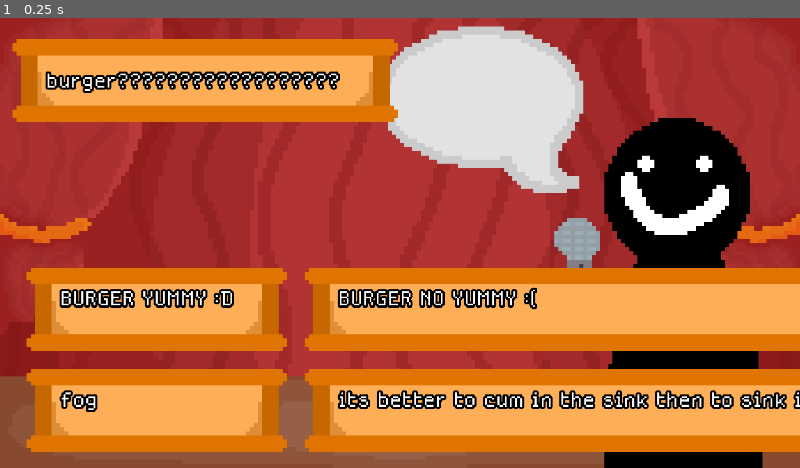
Above: before the commit, frame 1.
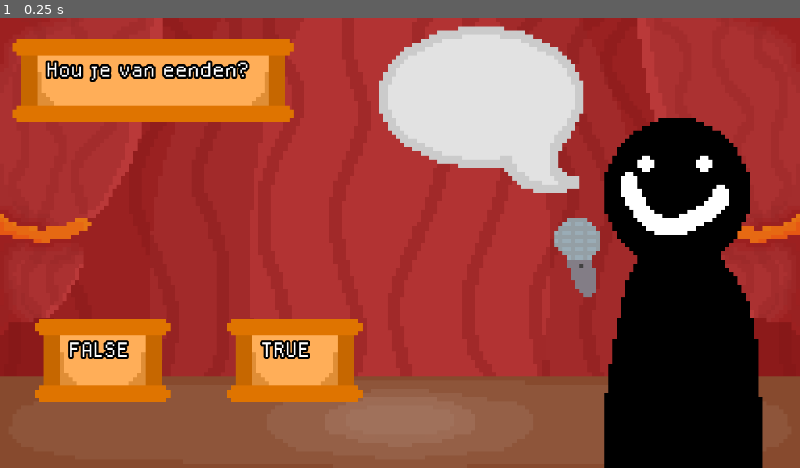
Above: after the commit, the same moment.

Repository: Cloenk/scrivia
Game: Godot game, scene res://scenes/Game/game.tscn
Two runs of this game, one before a commit and one after it. Both use one fixed random seed, a clock stepped at 60 frames per second and the inputs below.
Inputs:
- Up to frame 1 (0.25 s): no input

The runs differ from the first frame. In frame 1, 39% of the frame differs, in the area x 3-100%, y 4-97%.

Commit message:
fixed box size

Diff:
--- a/resources/questions/burger.tres
+++ /dev/null
@@ -1,15 +0,0 @@
-[gd_resource type="Resource" script_class="Question" format=3 uid="uid://5tsw21rlfsyh"]
-
-[ext_resource type="Script" uid="uid://c7i52175ijmhh" path="res://scripts/questions/general_question.gd" id="1_ir4sm"]
-
-[resource]
-script = ExtResource("1_ir4sm")
-question = "burger??????????????????"
-isFourAnswers = true
-pointsWorth = 1.0
-firstAnswer = "BURGER YUMMY :D"
-secondAnswer = "BURGER NO YUMMY :("
-thirdAnswer = "fog"
-fourthAnswer = "its better to cum in the sink then to sink in the cum"
-correctAnswer = 4
-metadata/_custom_type_script = "uid://c7i52175ijmhh"
--- /dev/null
+++ b/resources/questions/hoe_lang_duurt_de_opleiding.tres
@@ -0,0 +1,10 @@
+[gd_resource type="Resource" script_class="Question" format=3 uid="uid://clbbpyec6etce"]
+
+[ext_resource type="Script" uid="uid://c7i52175ijmhh" path="res://scripts/questions/general_question.gd" id="1_kva20"]
+
+[resource]
+script = ExtResource("1_kva20")
+question = "Hoe lang duurt de opleiding"
+isOpenAnswer = true
+correctOpenAnswer = "4"
+metadata/_custom_type_script = "uid://c7i52175ijmhh"
--- /dev/null
+++ b/resources/questions/hou_je_van_eenden.tres
@@ -0,0 +1,9 @@
+[gd_resource type="Resource" script_class="Question" format=3 uid="uid://b0jpstx0yeefl"]
+
+[ext_resource type="Script" uid="uid://c7i52175ijmhh" path="res://scripts/questions/general_question.gd" id="1_lqtrd"]
+
+[resource]
+script = ExtResource("1_lqtrd")
+question = "Hou je van eenden?"
+isTrueOrFalse = true
+metadata/_custom_type_script = "uid://c7i52175ijmhh"
--- a/resources/questions/is_scrum_fun.tres
+++ /dev/null
@@ -1,11 +0,0 @@
-[gd_resource type="Resource" script_class="Question" format=3 uid="uid://b6vdp1d11ryqj"]
-
-[ext_resource type="Script" uid="uid://c7i52175ijmhh" path="res://scripts/questions/general_question.gd" id="1_8wpxl"]
-
-[resource]
-script = ExtResource("1_8wpxl")
-question = "Is scrum fun?"
-isTrueOrFalse = true
-pointsWorth = 10.0
-correctTOFAnswer = 1
-metadata/_custom_type_script = "uid://c7i52175ijmhh"
--- /dev/null
+++ b/resources/questions/wat_is_scrum.tres
@@ -0,0 +1,14 @@
+[gd_resource type="Resource" script_class="Question" format=3 uid="uid://kt417a2g7y80"]
+
+[ext_resource type="Script" uid="uid://c7i52175ijmhh" path="res://scripts/questions/general_question.gd" id="1_2pu4q"]
+
+[resource]
+script = ExtResource("1_2pu4q")
+question = "Wat is SCRUM?"
+isFourAnswers = true
+firstAnswer = "Een burger stand"
+secondAnswer = "Een agile workmethode"
+thirdAnswer = "Een programma om in te coderen"
+fourthAnswer = "Ligma"
+correctAnswer = 2
+metadata/_custom_type_script = "uid://c7i52175ijmhh"
--- a/resources/questions/what_is_scrum.tres
+++ /dev/null
@@ -1,14 +0,0 @@
-[gd_resource type="Resource" script_class="Question" format=3 uid="uid://e7ytssign4cr"]
-
-[ext_resource type="Script" uid="uid://c7i52175ijmhh" path="res://scripts/questions/general_question.gd" id="1_vgjvw"]
-
-[resource]
-script = ExtResource("1_vgjvw")
-question = "What is SCRUM?"
-isFourAnswers = true
-firstAnswer = "yes"
-secondAnswer = "no"
-thirdAnswer = "bram"
-fourthAnswer = "agile"
-correctAnswer = 4
-metadata/_custom_type_script = "uid://c7i52175ijmhh"
--- a/scenes/Game/game.tscn
+++ b/scenes/Game/game.tscn
@@ -7,10 +7,14 @@
 [ext_resource type="Texture2D" uid="uid://cr2be7mnosltn" path="res://assets/textures/Stage/FrontCurtain.png" id="3_54y65"]
 [ext_resource type="Texture2D" uid="uid://drw325uxqtaab" path="res://assets/textures/Stage/Steven.png" id="4_t5wam"]
 [ext_resource type="Texture2D" uid="uid://dfoci82of2dlk" path="res://assets/textures/Stage/speachBubble.png" id="5_1p5ji"]
+[ext_resource type="Script" uid="uid://c7i52175ijmhh" path="res://scripts/questions/general_question.gd" id="8_yvoo5"]
+[ext_resource type="Resource" uid="uid://kt417a2g7y80" path="res://resources/questions/wat_is_scrum.tres" id="9_rwo3j"]
+[ext_resource type="Resource" uid="uid://clbbpyec6etce" path="res://resources/questions/hoe_lang_duurt_de_opleiding.tres" id="10_ph5vl"]
+[ext_resource type="Resource" uid="uid://b0jpstx0yeefl" path="res://resources/questions/hou_je_van_eenden.tres" id="11_5rpqn"]
 
 [node name="Game" type="Node2D" unique_id=472047127]
 script = ExtResource("1_54y65")
-maxQuestions = 10
+maxQuestions = 200
 
 [node name="Visuals" type="Node2D" parent="." unique_id=1858874079]
 
@@ -40,3 +44,4 @@
 texture = ExtResource("5_1p5ji")
 
 [node name="QuestionDisplay" parent="." unique_id=2084494044 instance=ExtResource("2_t5wam")]
+questions = Array[ExtResource("8_yvoo5")]([ExtResource("9_rwo3j"), ExtResource("10_ph5vl"), ExtResource("11_5rpqn")])
--- a/scenes/Game/question_display.tscn
+++ b/scenes/Game/question_display.tscn
@@ -1,11 +1,39 @@
 [gd_scene format=3 uid="uid://bdajtvsxukxq1"]
 
 [ext_resource type="Script" uid="uid://cgslc4cey4td5" path="res://scripts/game/question_display.gd" id="1_hu4h3"]
-[ext_resource type="Resource" uid="uid://b6vdp1d11ryqj" path="res://resources/questions/is_scrum_fun.tres" id="2_wyluf"]
-[ext_resource type="Resource" uid="uid://e7ytssign4cr" path="res://resources/questions/what_is_scrum.tres" id="3_0dm2g"]
+[ext_resource type="Script" uid="uid://c7i52175ijmhh" path="res://scripts/questions/general_question.gd" id="2_5mnri"]
 [ext_resource type="FontFile" uid="uid://bbv5lwyu2bjir" path="res://assets/Fonts/MedodicaRegular.otf" id="4_5mnri"]
-[ext_resource type="Resource" uid="uid://5tsw21rlfsyh" path="res://resources/questions/burger.tres" id="4_hfsmb"]
 [ext_resource type="Script" uid="uid://duqbeoyrldq87" path="res://scripts/game/labelButton.gd" id="5_krmh0"]
+
+[sub_resource type="Resource" id="Resource_krmh0"]
+script = ExtResource("2_5mnri")
+question = "Is scrum fun?"
+isTrueOrFalse = true
+correctTOFAnswer = 1
+metadata/_custom_type_script = "uid://c7i52175ijmhh"
+
+[sub_resource type="Resource" id="Resource_hfsmb"]
+script = ExtResource("2_5mnri")
+question = "What is SCRUM?"
+isFourAnswers = true
+firstAnswer = "yes"
+secondAnswer = "no"
+thirdAnswer = "bram"
+fourthAnswer = "agile"
+correctAnswer = 4
+metadata/_custom_type_script = "uid://c7i52175ijmhh"
+
+[sub_resource type="Resource" id="Resource_o5no5"]
+script = ExtResource("2_5mnri")
+question = "burger??????????????????"
+isFourAnswers = true
+pointsWorth = 1.0
+firstAnswer = "BURGER YUMMY :D"
+secondAnswer = "BURGER NO YUMMY :("
+thirdAnswer = "fog"
+fourthAnswer = "its better to cum in the sink then to sink in the cum"
+correctAnswer = 4
+metadata/_custom_type_script = "uid://c7i52175ijmhh"
 
 [sub_resource type="LabelSettings" id="LabelSettings_krmh0"]
 font = ExtResource("4_5mnri")
@@ -15,7 +43,7 @@
 
 [node name="QuestionDisplay" type="Node2D" unique_id=2084494044]
 script = ExtResource("1_hu4h3")
-questions = [ExtResource("2_wyluf"), ExtResource("3_0dm2g"), ExtResource("4_hfsmb")]
+questions = Array[ExtResource("2_5mnri")]([SubResource("Resource_krmh0"), SubResource("Resource_hfsmb"), SubResource("Resource_o5no5")])
 
 [node name="BoxContainer" type="Node2D" parent="." unique_id=747140308]
 
--- a/scripts/game/question_display.gd
+++ b/scripts/game/question_display.gd
@@ -34,70 +34,126 @@
 func _ready() -> void:
 	change_question()
 
-# this is for picking a random new question (FOR READABILITY, I WILL COMMENT EVERYTHING CUZ I WANNAA
 func change_question():
 	clearQuestionBoxes()
 	currentQuestionResource = questions.pick_random()
 	the_question.text = str(currentQuestionResource.question)
+
 	# if esa four answerito possibleh
 	if currentQuestionResource.isFourAnswers:
-		# Devin, you can do the animations. for now I jujitsu set them to invisible or visible
 		open_quest_button_container.visible = false
 		false_button.visible = false
 		true_button.visible = false
 		four_quest_button_container.visible = true
+
 		# set the text of the buttons to the answ
 		answer_1.text = str(currentQuestionResource.firstAnswer)
 		answer_2.text = str(currentQuestionResource.secondAnswer)
 		answer_3.text = str(currentQuestionResource.thirdAnswer)
 		answer_4.text = str(currentQuestionResource.fourthAnswer)
-		createQuestionBox(answer_1)
-		createQuestionBox(answer_2)
-		createQuestionBox(answer_3)
-		createQuestionBox(answer_4)
-		# set the background
+
+		# Create boxes grouped by side
+		await createQuestionBoxesBySide([answer_1, answer_2, answer_3, answer_4])
+
 	# if it's an open question
 	elif currentQuestionResource.isOpenAnswer:
-		# same as aboeve
 		false_button.visible = false
 		true_button.visible = false
 		four_quest_button_container.visible = false
 		open_quest_button_container.visible = true
+
 	# if it's a true or false question
 	elif currentQuestionResource.isTrueOrFalse:
-		# burger
 		four_quest_button_container.visible = false
 		open_quest_button_container.visible = false
 		false_button.visible = true
 		true_button.visible = true
-		createQuestionBox(false_button)
-		createQuestionBox(true_button)
-	#create question box for the question
+
+		# Create boxes grouped by side
+		await createQuestionBoxesBySide([false_button, true_button])
+
+	# create question box for the question
 	createQuestionBox(the_question)
 
-func createQuestionBox(label: Node): #burger creation I KNOW THIS IS JANKY AS FUCK BUT DEAL WITH IT
-	await get_tree().process_frame #<--- if i don't do this the size.x is 1.0 the first time (godot is kinda stupid)
-	var size = label.size.x / 100
-	var pos = label.global_position + Vector2(-30,60) #welcome to magic number heaven
+# New function to create boxes grouped by screen side
+func createQuestionBoxesBySide(labels: Array):
+	# Wait for labels to update their sizes and positions
+	await get_tree().process_frame
+	await get_tree().process_frame
+
+	# Force size recalculation
+	for label in labels:
+		if label is Control:
+			label.reset_size()
+
+	# Wait one more frame to ensure positions are updated
+	await get_tree().process_frame
+
+	# Get screen center
+	var screen_center_x = get_viewport_rect().size.x / 2.0
+
+	# Group labels by side and find max width per side
+	var left_labels = []
+	var right_labels = []
+	var max_width_left = 0.0
+	var max_width_right = 0.0
+
+	for label in labels:
+		if label.global_position.x < screen_center_x:
+			left_labels.append(label)
+			max_width_left = max(max_width_left, label.size.x)
+		else:
+			right_labels.append(label)
+			max_width_right = max(max_width_right, label.size.x)
+
+	# Create boxes for left side labels
+	for label in left_labels:
+		createQuestionBoxWithSize(label, max_width_left)
+
+	# Create boxes for right side labels
+	for label in right_labels:
+		createQuestionBoxWithSize(label, max_width_right)
+
+# Modified function that accepts a specific width
+func createQuestionBoxWithSize(label: Node, width: float):
+	var size = width / 100
+	var pos = label.global_position + Vector2(-30, 60)
+
+	# Create left cap
 	var newSprite = Sprite2D.new()
 	newSprite.texture = QUESTION_BOX_LEFT
-	newSprite.scale = Vector2(10,10)
+	newSprite.scale = Vector2(10, 10)
 	newSprite.global_position = pos
 	box_container.add_child(newSprite)
-	pos.x += 25  #welcome to magic number heaven part 2
+
+	pos.x += 25
+
+	# Create middle sections
 	while size >= 0:
 		size -= 0.5
 		var newerSprite = Sprite2D.new()
 		newerSprite.texture = QUESTION_BOX_MIDDLE
-		newerSprite.scale = Vector2(10,10)
+		newerSprite.scale = Vector2(10, 10)
 		box_container.add_child(newerSprite)
 		pos.x += 50
 		newerSprite.global_position = pos
+
+	# Create right cap
 	var newestSprite = Sprite2D.new()
 	newestSprite.texture = QUESTION_BOX_RIGHT
-	newestSprite.scale = Vector2(10,10)
-	newestSprite.global_position = pos + Vector2(50,0)
+	newestSprite.scale = Vector2(10, 10)
+	newestSprite.global_position = pos + Vector2(50, 0)
 	box_container.add_child(newestSprite)
+
+# Keep the original function for the question label
+func createQuestionBox(label: Node):
+	await get_tree().process_frame
+	await get_tree().process_frame
+
+	if label is Control:
+		label.reset_size()
+
+	createQuestionBoxWithSize(label, label.size.x)
 
 func clearQuestionBoxes(): #burger deletion
 	for Box: Sprite2D in box_container.get_children():
@@ -154,6 +210,7 @@
 # this parses the user inp to the question checker
 func _on_user_input_text_submitted(new_text: String) -> void:
 	check_correct_open_answer(new_text)
+	user_input.clear()
 
 #for these 2 down here, 0 is true and 1 is false-tim JUST USE A BOOLEAN BRUH???-devin
 func _on_true_pressed() -> void:
--- a/scripts/questions/general_question.gd
+++ b/scripts/questions/general_question.gd
@@ -6,7 +6,7 @@
 @export var isFourAnswers: bool
 @export var isOpenAnswer: bool
 @export var isTrueOrFalse: bool
-@export var pointsWorth: float
+@export var pointsWorth := 10.0
 
 @export_category("fourAnswerSettings")
 @export var firstAnswer: String
